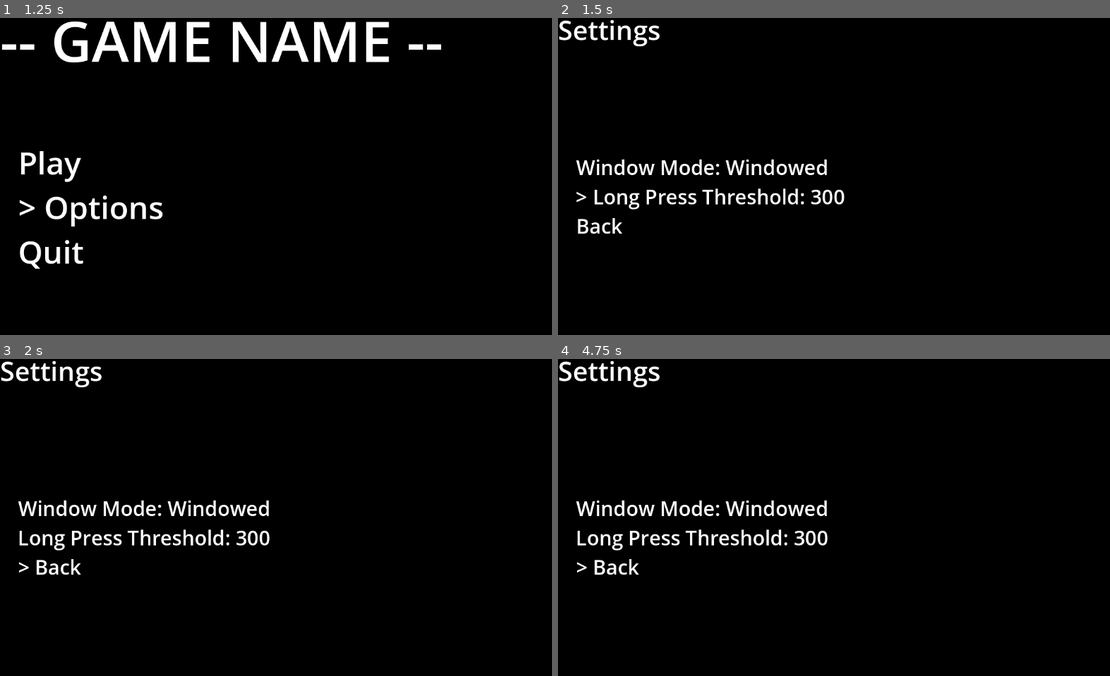
Above: before the commit, frames 1-4 (two rows, left to right).
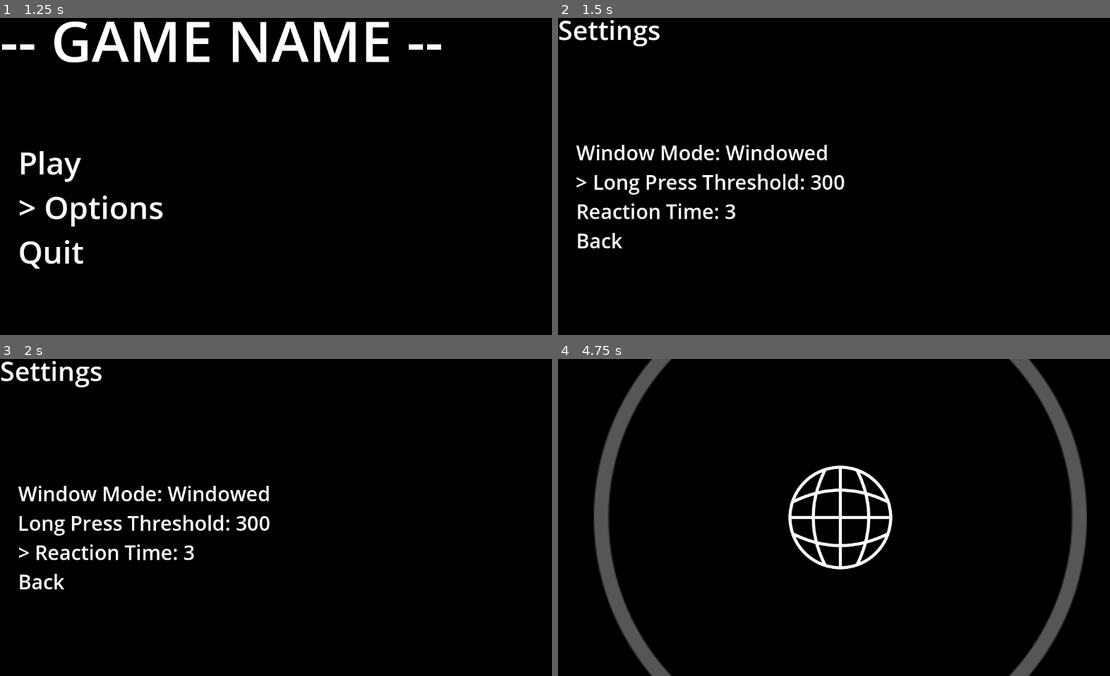
Above: after the commit, the same moments.

Repository: adamalbu/one-button
Game: Godot game, scene res://scenes/menus/main_menu.tscn
Two runs of this game, one before a commit and one after it. Both use one fixed random seed, a clock stepped at 60 frames per second and the inputs below.
Inputs (mouse positions are in pixels of both pictures, inside the frame that each line leads up to):
- Up to frame 1 (1.25 s): tap Enter at 0.5 s; move the mouse to (408, 160) at 0.52 s; hold Space (button) from 0.53 s (still down); click (408, 160) at 0.67 s
- Up to frame 2 (1.5 s): move the mouse to (729, 192) at 1.27 s; release Space (button) at 1.28 s; tap Space (button) at 1.35 s; click (729, 192) at 1.42 s
- Up to frame 3 (2 s): no input
- Up to frame 4 (4.75 s): tap Enter at 2, 3.5 s; move the mouse to (894, 447) at 2.02 s; hold Space (button) 2.03-2.78 s; click (894, 447) at 2.17 s; move the mouse to (811, 580) at 2.77 s; tap Space (button) at 2.85, 4.35 s; click (811, 580) at 2.92 s; move the mouse to (1010, 565) at 3.52 s; hold Space (button) 3.53-4.28 s; click (1010, 565) at 3.67 s; move the mouse to (668, 469) at 4.27 s; click (668, 469) at 4.42 s

Frame 1 is identical in both runs. In frame 2, 4.7% of the frame differs, in the area x 3-52%, y 40-73%; in frame 3, 4.7%; in frame 4, 10%, in the area x 0-96%, y 0-100%.

Commit message:
Added shrinking field
New reaction time setting
Added a comment at the top of the main.gd file (:3)

Diff:
--- a/global_variables.gd
+++ b/global_variables.gd
@@ -1,6 +1,7 @@
 extends Node
 enum window_modes { WINDOWED, FULLSCREEN, BORDERLESS }
 var long_press_threshold: int = 300
+var reaction_time: float = 3
 var window_mode = window_modes.WINDOWED
 
 func update_window_mode():
--- /dev/null
+++ b/prefabs/field.gd
@@ -0,0 +1,23 @@
+extends Sprite2D
+var shrink_timer: Timer
+var reaction_time = GlobalVariables.reaction_time
+
+func _ready() -> void:
+	# Setup
+	var screen_size = get_viewport_rect().size
+	position = screen_size / 2
+	scale = Vector2(3, 3)
+	modulate = Color(1, 1, 1, 0)
+	# Timer
+	shrink_timer = Timer.new()
+	shrink_timer.wait_time = reaction_time
+	add_child(shrink_timer)
+	shrink_timer.start()
+
+func _process(_delta: float) -> void:
+	# Shrink
+	var scale_factor = remap(shrink_timer.time_left, 0, reaction_time, 0.56, 3)
+	scale = Vector2(scale_factor, scale_factor)
+	# Fade in
+	modulate.a = remap(shrink_timer.time_left, reaction_time/1.7, reaction_time, 1, 0)
+	modulate.a = clamp(modulate.a, 0, 1)
--- /dev/null
+++ b/prefabs/field.tscn
@@ -0,0 +1,8 @@
+[gd_scene load_steps=3 format=3 uid="uid://dgmw310e72hs8"]
+
+[ext_resource type="Script" path="res://prefabs/field.gd" id="1_7gjaq"]
+[ext_resource type="Texture2D" uid="uid://cpgn80bk5uw6c" path="res://assets/field.svg" id="1_7rswd"]
+
+[node name="Field" type="Sprite2D"]
+texture = ExtResource("1_7rswd")
+script = ExtResource("1_7gjaq")
--- a/scenes/main.gd
+++ b/scenes/main.gd
@@ -1,12 +1,9 @@
+# You just lost the game
+# :3
 extends Node2D
 
-# Called when the node enters the scene tree for the first time.
 func _ready() -> void:
 	# Center dome
 	var screen_size = get_viewport_rect().size
 	var dome = $Dome
 	dome.position = screen_size / 2
-
-# Called every frame. 'delta' is the elapsed time since the previous frame.
-func _process(delta: float) -> void:
-	pass
--- a/scenes/main.tscn
+++ b/scenes/main.tscn
@@ -1,7 +1,8 @@
-[gd_scene load_steps=3 format=3 uid="uid://b5epstlhxjgwg"]
+[gd_scene load_steps=4 format=3 uid="uid://b5epstlhxjgwg"]
 
 [ext_resource type="Script" path="res://scenes/main.gd" id="1_t0p6x"]
 [ext_resource type="Texture2D" uid="uid://bnrlrtlvv5fbt" path="res://assets/dome.svg" id="1_w2g8b"]
+[ext_resource type="PackedScene" uid="uid://dgmw310e72hs8" path="res://prefabs/field.tscn" id="3_2oe26"]
 
 [node name="Main" type="Node2D"]
 script = ExtResource("1_t0p6x")
@@ -9,3 +10,5 @@
 [node name="Dome" type="Sprite2D" parent="."]
 scale = Vector2(0.56, 0.56)
 texture = ExtResource("1_w2g8b")
+
+[node name="Field" parent="." instance=ExtResource("3_2oe26")]
--- a/scenes/menus/main_menu.gd
+++ b/scenes/menus/main_menu.gd
@@ -40,7 +40,6 @@
 func select():
 	match menu_items[index]:
 		"Play":
-			# TODO: implement
 			get_tree().change_scene_to_file("res://scenes/main.tscn")
 		"Options":
 			get_tree().change_scene_to_file("res://scenes/menus/settings_menu.tscn")
--- a/scenes/menus/settings_menu.gd
+++ b/scenes/menus/settings_menu.gd
@@ -2,6 +2,7 @@
 @export var settings: Dictionary = {
 	"Window Mode": ["Windowed", "Fullscreen", "Borderless"],
 	"Long Press Threshold": [200, 300, 500, 800],
+	"Reaction Time": [2.0, 2.5, 3.0, 3.5, 4.0]
 }
 var option_indexes: Dictionary = {} # Current values as an index
 @onready var menu = $Menu
@@ -10,7 +11,6 @@
 var is_option: int = false
 var press_start_time = 0
 
-# Called when the node enters the scene tree for the first time.
 func _ready():
 	get_current_values()
 	update_menu()
